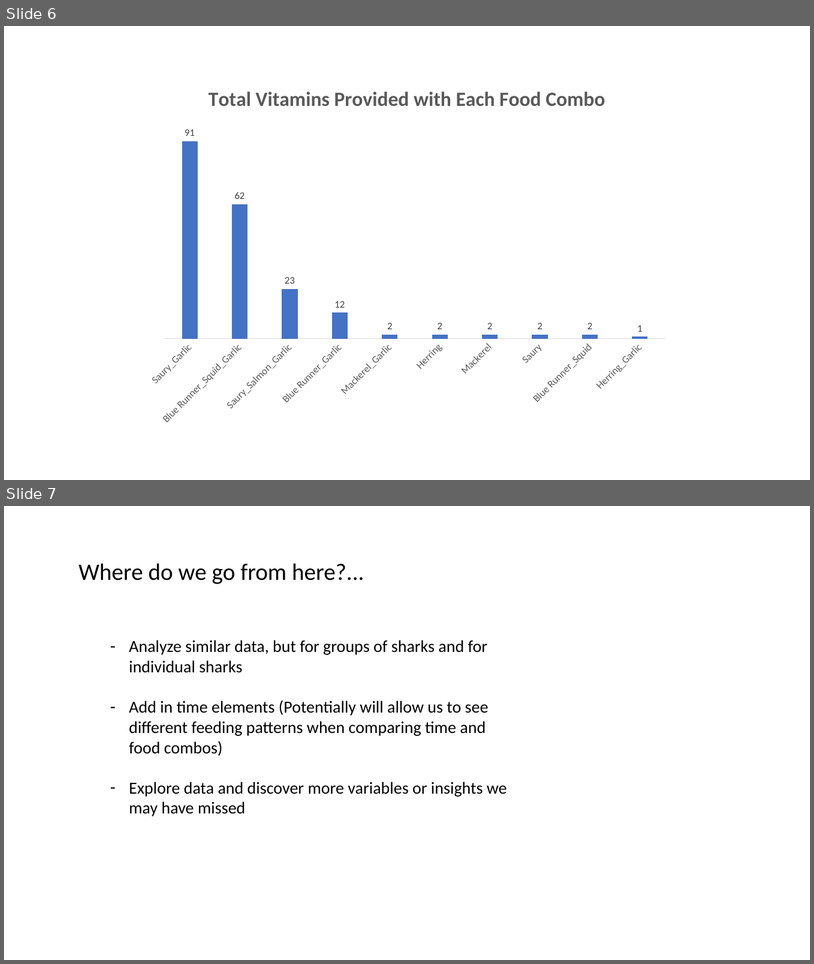
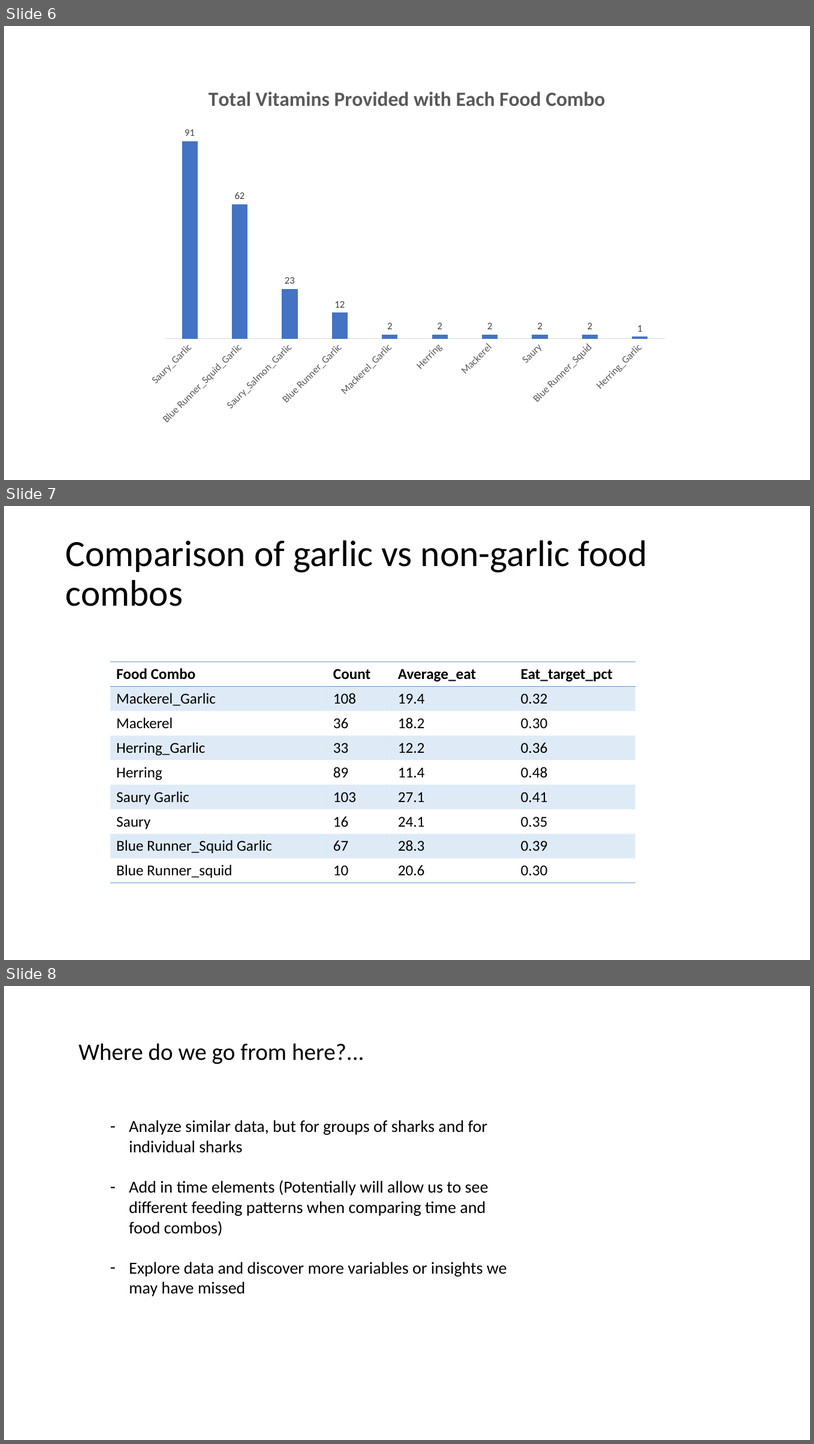
Before and after one commit to Data-Science-in-Business-Fall-2020/final-project-spencer_parker_chris, a slide deck: Carcharnid_Analysis_Presentation.pptx. Shown one above the other, each under a label of ours: slides 6 and 7 before the commit, slides 6, 7 and 8 after it. The pictures are 814x964 and 814x1444 pixels, drawn with LibreOffice and Linux fonts; fonts in the diff are those of the drawing. Boxes give left, top, right and bottom in pixels: in the first picture for what was removed or moved away, otherwise in the second. Text is boxed around its words. In the diff, an @@ line names an element or a change of style, - is before the commit and + after.

Commit message:
comparing garlic vs non garlic samples in slides

```diff
--- a/Carcharnid_Analysis_Presentation.pptx
+++ b/Carcharnid_Analysis_Presentation.pptx
@@ slide 7 added at [4, 506, 810, 960], background #FFFFFF @@
@@ title added at [65, 540, 648, 606], 44 pt, text #000000 @@
+Comparison of garlic vs non-garlic food combos
@@ table added at [110, 662, 636, 883], 9 rows, 4 columns @@
+Food Combo | Count | Average_eat | Eat_target_pct
+Mackerel_Garlic | 108 | 19.4 | 0.32
+Mackerel | 36 | 18.2 | 0.30
+Herring_Garlic | 33 | 12.2 | 0.36
+Herring | 89 | 11.4 | 0.48
+Saury Garlic | 103 | 27.1 | 0.41
+Saury | 16 | 24.1 | 0.35
+Blue Runner_Squid Garlic | 67 | 28.3 | 0.39
+Blue Runner_squid | 10 | 20.6 | 0.30
@@ what was slide 7 is now slide 8 @@
```
